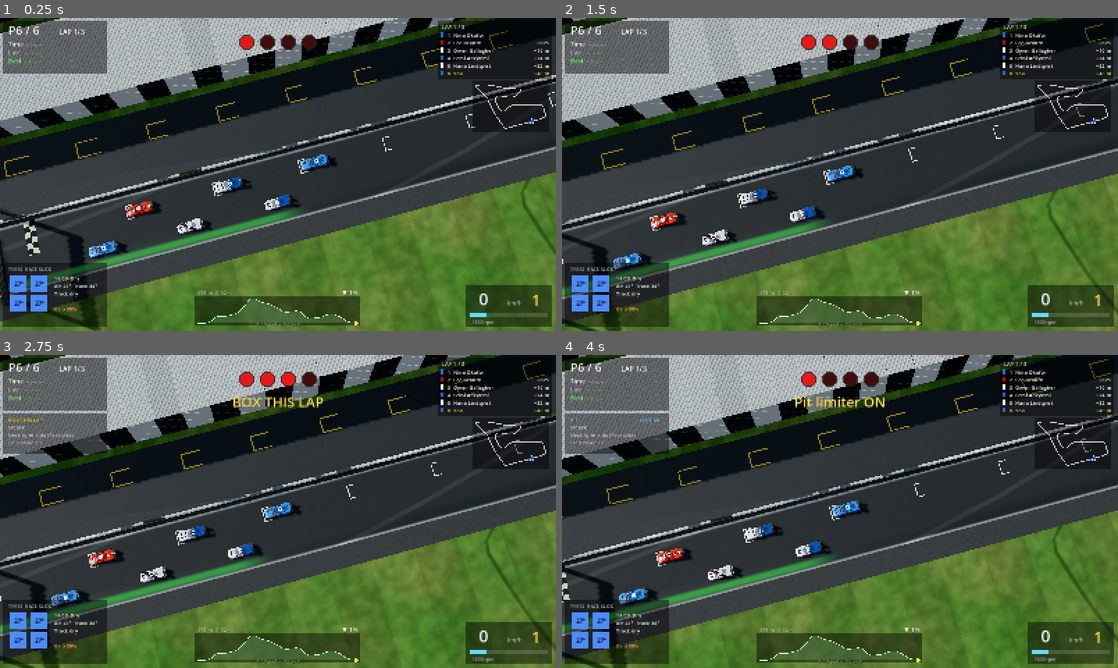
Above: before the commit, frames 1-4 (two rows, left to right).
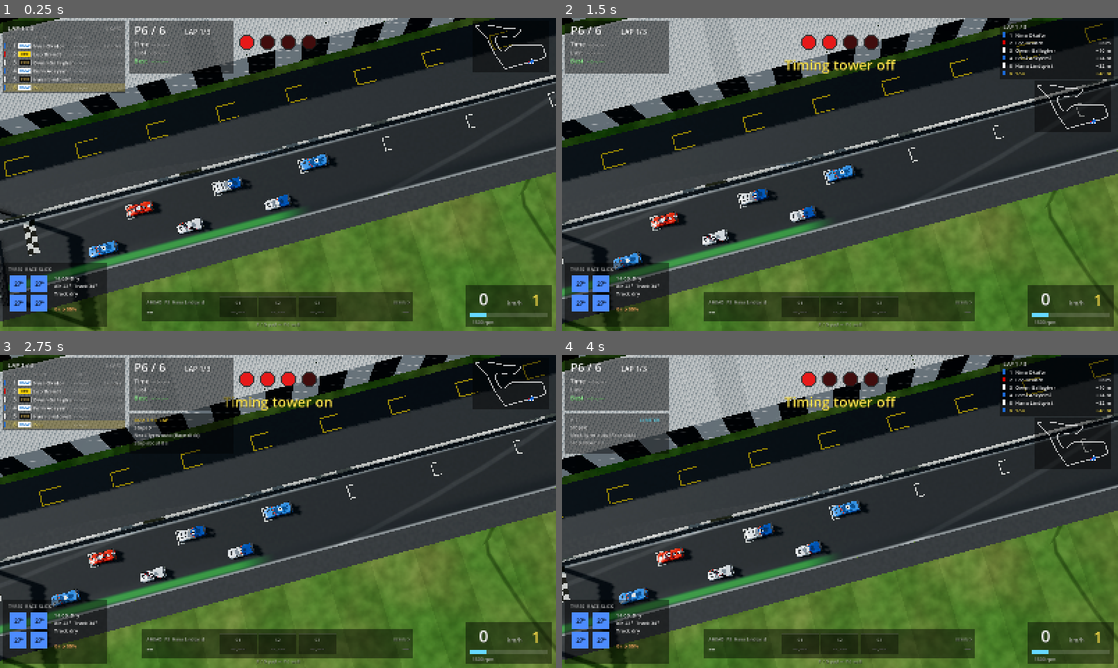
Above: after the commit, the same moments.

Repository: Beenster99/TDR
Game: Godot game, scene res://modules/game/race.tscn
Same seed, same stepped clock (60 frames per second), same inputs: the game is played once before the commit and once after it. This scene is started directly instead of the project's main scene.
Inputs (mouse positions are in pixels of both pictures, inside the frame that each line leads up to):
- Up to frame 1 (0.25 s): no input
- Up to frame 2 (1.5 s): tap Enter (ui_accept) at 0.5, 0.77 s; move the mouse to (962, 158) at 0.52 s; hold D (steer_right) 0.53-1.25 s; hold H (hud_tower, bound only after the commit) 0.53-1.25 s; click (962, 158) at 0.67 s; drag from (728, 190) to (812, 237) at 1.27 s
- Up to frame 3 (2.75 s): tap Enter (ui_accept) at 2 s; move the mouse to (333, 442) at 2.02 s; hold D (steer_right) from 2.03 s (still down); hold B (pit_box) from 2.03 s (still down); tap H (hud_tower, bound only after the commit) at 2.3 s
- Up to frame 4 (4 s): release D (steer_right) at 2.75 s; release B (pit_box) at 2.75 s; drag from (812, 574) to (673, 464) at 2.77 s; tap R (restart_race) at 3.5 s; move the mouse to (1006, 558) at 3.52 s; hold A (steer_left) from 3.53 s (still down); hold L (pit_limiter) from 3.53 s (still down); tap Enter (ui_accept) at 3.77 s; tap H (hud_tower, bound only after the commit) at 3.8 s

The runs differ from the first frame. In frame 1, 10% of the frame differs, in the area x 0-100%, y 0-99%; in frame 2, 4.2%; in frame 3, 13%; in frame 4, 4.3%.

Commit message:
Race HUD: sector times with gaps ahead/behind, optional timing tower (#28)
Replaces the bottom-centre elevation profile with this lap's sector times
(purple/green/yellow) flanked by the gap to the car ahead and behind, and
adds a left-side timing tower (position, manufacturer badge, driver, last
lap, gap to the car ahead) that fits 45-car grids. The tower is a player
pref (hud_timing_tower, Settings > Gameplay) and H toggles it in a race.


Claude-Session: https://claude.ai/code/session_01RduChsW38pAgUDUUBADr8n

Co-authored-by: Claude <noreply@anthropic.com>

Diff:
--- a/modules/input/input_setup.gd
+++ b/modules/input/input_setup.gd
@@ -24,6 +24,7 @@
 	"crew_tab": [KEY_C],       # pit wall roles: switch between pit crew and strategy
 	"shift_up": [KEY_SHIFT, KEY_PERIOD],      # manual gearbox (Settings > Gameplay)
 	"shift_down": [KEY_CTRL, KEY_COMMA],
+	"hud_tower": [KEY_H],      # race HUD: timing tower on/off (also Settings > Gameplay)
 }
 ## Gamepad: analog triggers + left stick. Buttons use the Xbox layout names
 ## (Godot maps PlayStation/Nintendo pads to the same positions).
--- a/modules/input/module.json
+++ b/modules/input/module.json
@@ -1,7 +1,7 @@
 {
   "id": "input",
   "name": "Input",
-  "version": "1.4.0",
+  "version": "1.4.1",
   "status": "active",
   "summary": "Keyboard and game controller: action bindings and turning them into CarInput (deadzones, steering curve, smoothing).",
   "depends": {
--- a/modules/ui/hud.gd
+++ b/modules/ui/hud.gd
@@ -13,11 +13,21 @@
 var _seen_worst := 0.0
 var _seen_punctures := 0
 var _seen_engine_failed := false
-## Lap elevation profile (bottom centre), shown on tracks with elevation.
-var show_elevation_profile := true
-var _profile := PackedFloat64Array()   ## 0..1 height at evenly spaced points
-var _profile_range := Vector2.ZERO
-const PROFILE_STEPS := 240
+## Timing tower (left column): position, badge, driver, last lap, gap to the
+## car ahead. On/off is the player's choice, GameData.prefs["hud_timing_tower"]
+## (Settings > Gameplay, or H in a race).
+const PREF_TOWER := "hud_timing_tower"
+const TOWER_W := 352.0
+const TOWER_ROW := 24.0
+## How long a finished lap's sectors stay up before the next lap's go live.
+const LAP_HOLD_S := 4.0
+const SECTOR_PURPLE := Color(0.78, 0.45, 1.0)
+const SECTOR_GREEN := Color(0.35, 0.95, 0.45)
+const SECTOR_YELLOW := Color(1.0, 0.82, 0.25)
+## Gap trend to the cars ahead and behind, sampled every couple of seconds.
+var _gap_sample := Vector2(-1, -1)
+var _gap_trend := Vector2.ZERO
+var _gap_sample_t := -99.0
 
 
 func setup(p_session: RaceSession) -> void:
@@ -26,7 +36,28 @@
 	set_anchors_preset(PRESET_FULL_RECT)
 	mouse_filter = MOUSE_FILTER_IGNORE
 	_build_minimap()
-	_build_profile()
+
+
+## The player's prefs (GameData autoload, looked up by path so this class
+## also loads in the headless tests, where autoloads aren't registered).
+func _prefs() -> Dictionary:
+	var gd := get_node_or_null("/root/GameData")
+	return gd.prefs if gd != null else {}
+
+
+func show_tower() -> bool:
+	return bool(_prefs().get(PREF_TOWER, true))
+
+
+func _unhandled_input(event: InputEvent) -> void:
+	if event.is_action_pressed("hud_tower"):
+		var gd := get_node_or_null("/root/GameData")
+		if gd == null:
+			return
+		gd.prefs[PREF_TOWER] = not show_tower()
+		if gd.has_method("save_prefs"):
+			gd.call("save_prefs")
+		flash("Timing tower " + ("on" if show_tower() else "off"), 1.2)
 
 
 ## Team radio from the pit wall (co-op): shown as a banner for a few seconds.
@@ -118,38 +149,14 @@
 	if radio_time > 0.0 and not radio_msg.is_empty():
 		_draw_radio(vp)
 
-	# --- Standings (top right)
-	var x0 := vp.x - 330
-	var rows := mini(sim.running_order.size(), 16)
-	_panel(Rect2(x0 - 10, 10, 330, 34 + rows * 22))
-	_text(Vector2(x0, 32), "LAP %d / %d" % [_leader_lap(), sim.settings.laps], 16, Color(1, 1, 1, 0.8))
-	for p in rows:
-		var i := sim.running_order[p]
-		var e := sim.entries[i]
-		var col := Color(1, 0.9, 0.3) if i == me else (Color(0.75, 0.85, 1) if not e.is_ai else Color.WHITE)
-		var right := ""
-		if sim.in_pit_lane(i) and not e.finished:
-			right = "PIT"
-		elif e.finished:
-			right = "FIN"
-		elif e.dnf:
-			right = "DNF"
-		elif p > 0:
-			var gap := sim.entries[sim.running_order[0]].distance - e.distance
-			right = "+%.0f m" % gap if gap < sim.track.length else "+%d lap" % int(gap / sim.track.length)
-		var dot := sim.defs[i].colour
-		draw_rect(Rect2(x0, 42 + p * 22, 8, 14), dot)
-		_text(Vector2(x0 + 14, 55 + p * 22), "%2d  %s" % [p + 1, e.driver_name.left(18)], 15, col)
-		if sim.pits.enabled and int(e.pit.get("stops", 0)) > 0:
-			_text(Vector2(x0 + 172, 55 + p * 22), str(e.pit["stops"]), 12, Color(1, 1, 1, 0.55))
-		if e.penalty_s > 0.0:
-			_text(Vector2(x0 + 140, 55 + p * 22), "+%ds" % int(e.penalty_s), 13, Color(1, 0.55, 0.3))
-		_text(Vector2(x0 + 200, 55 + p * 22), right, 15, col, HORIZONTAL_ALIGNMENT_RIGHT, 110)
-
-	# --- Minimap
-	_draw_minimap(Vector2(vp.x - 230, 50 + rows * 22 + 10))
-	if show_elevation_profile and not _profile.is_empty():
-		_draw_profile(Rect2(vp.x * 0.5 - 230, vp.y - 92, 460, 70))
+	# --- Standings: timing tower on the left, or the compact list top right
+	var tower := show_tower()
+	var rows := 0
+	if tower:
+		_draw_tower(vp, me)
+	else:
+		rows = _draw_standings(vp, me)
+	_draw_minimap(Vector2(vp.x - 230, 50 + rows * 22 + 10 if rows > 0 else 20))
 
 	_text(Vector2(0, vp.y - 14), "P / D-pad →  Pit wall", 13, Color(1, 1, 1, 0.45), HORIZONTAL_ALIGNMENT_CENTER, vp.x)
 	if me < 0:
@@ -157,17 +164,21 @@
 		return
 	var e := sim.entries[me]
 	var c := sim.cars[me]
-	# --- Timing (top left)
-	_panel(Rect2(10, 10, 300, 150))
-	_text(Vector2(24, 48), "P%d / %d" % [e.position, sim.car_count()], 34)
+	# --- Timing (top left, beside the tower when it's on)
+	var lx := TOWER_W + 20.0 if tower else 10.0
+	_panel(Rect2(lx, 10, 300, 150))
+	_text(Vector2(lx + 14, 48), "P%d / %d" % [e.position, sim.car_count()], 34)
 	var lap_now := mini(e.laps_done + 1, sim.settings.laps)
-	_text(Vector2(170, 48), "LAP %d/%d" % [lap_now, sim.settings.laps], 20)
+	_text(Vector2(lx + 160, 48), "LAP %d/%d" % [lap_now, sim.settings.laps], 20)
 	var cur := sim.race_time - e.lap_start_time if e.started_lap and not e.finished else 0.0
-	_text(Vector2(24, 82), "Time  " + fmt_time(cur), 18)
-	_text(Vector2(24, 106), "Last  " + fmt_time(e.lap_times[-1] if e.lap_times.size() > 0 else 0.0), 18, Color(1, 1, 1, 0.8))
-	_text(Vector2(24, 130), "Best  " + fmt_time(e.best_lap), 18, Color(0.6, 1, 0.6))
+	_text(Vector2(lx + 14, 82), "Time  " + fmt_time(cur), 18)
+	_text(Vector2(lx + 14, 106), "Last  " + fmt_time(e.lap_times[-1] if e.lap_times.size() > 0 else 0.0), 18, Color(1, 1, 1, 0.8))
+	_text(Vector2(lx + 14, 130), "Best  " + fmt_time(e.best_lap), 18, Color(0.6, 1, 0.6))
 	if e.penalty_s > 0.0:
-		_text(Vector2(170, 82), "+%d s penalty" % int(e.penalty_s), 16, Color(1, 0.55, 0.3))
+		_text(Vector2(lx + 160, 82), "+%d s penalty" % int(e.penalty_s), 16, Color(1, 0.55, 0.3))
+
+	# --- Sectors and the gaps ahead / behind (bottom centre)
+	_draw_sectors_and_gaps(vp, me)
 
 	# --- Speed / gear / rpm (bottom right)
 	var br := Vector2(vp.x - 260, vp.y - 130)
@@ -215,9 +226,9 @@
 		_text(bl + Vector2(146, 160), "Fuel %.1f L  %s" % [c.fuel_l, "(%.1f laps)" % fl if fl < 99.0 else ""], 15,
 			Color(1, 0.5, 0.3) if fl < 1.5 else Color.WHITE)
 	if sim.pits.enabled:
-		_draw_pit_panel(Vector2(10, 170), me)
+		_draw_pit_panel(Vector2(lx, 170), me)
 	if sim.damage_level != CarDamage.Level.OFF:
-		_draw_damage(Vector2(10, vp.y - 196 - 126), c, sim.damage_level == CarDamage.Level.FULL)
+		_draw_damage(Vector2(lx, vp.y - 196 - 126), c, sim.damage_level == CarDamage.Level.FULL)
 
 
 ## Pit panel (left, under the timing): pit call, limiter, plan, stops, stop time.
@@ -472,55 +483,312 @@
 			draw_arc(p, 7.0, 0, TAU, 16, Color.WHITE, 1.5)
 
 
-func _build_profile() -> void:
-	var t := session.sim.track
-	if not t.has_elevation():
-		return
-	_profile_range = t.height_range()
-	var span := maxf(_profile_range.y - _profile_range.x, 1.0)
-	_profile.resize(PROFILE_STEPS + 1)
-	for k in PROFILE_STEPS + 1:
-		_profile[k] = (t.height_at(t.length * k / PROFILE_STEPS) - _profile_range.x) / span
-
-
-## Height of the whole lap with every car on it, plus the gradient under
-## the local car (uphill amber, downhill blue when steeper than 3%).
-func _draw_profile(r: Rect2) -> void:
-	var sim := session.sim
-	var t := sim.track
-	_panel(r.grow(8))
-	var pts := PackedVector2Array()
-	for k in _profile.size():
-		pts.append(Vector2(r.position.x + r.size.x * k / PROFILE_STEPS, r.end.y - _profile[k] * r.size.y))
-	var fill := pts.duplicate()
-	fill.append(r.end)
-	fill.append(Vector2(r.position.x, r.end.y))
-	draw_colored_polygon(fill, Color(0.45, 0.75, 0.45, 0.3))
-	draw_polyline(pts, Color(0.85, 1, 0.85, 0.9), 2.0)
-	var span := maxf(_profile_range.y - _profile_range.x, 1.0)
-	var me := session.local_car
-	for i in sim.car_count():
-		if i == me:
-			continue
-		_profile_dot(r, sim.cars[i].track_s, span, 3.0, sim.defs[i].colour)
-	_text(r.position + Vector2(0, -12), "%d m  ↕ %d m" % [int(t.base_alt_m + (_profile_range.x if me < 0 else t.height_at(sim.cars[me].track_s))), int(span)], 14, Color(1, 1, 1, 0.75))
-	if me < 0:
-		return
-	var s := sim.cars[me].track_s
-	var x := r.position.x + r.size.x * fposmod(s, t.length) / t.length
-	draw_line(Vector2(x, r.position.y), Vector2(x, r.end.y), Color(1, 1, 1, 0.35), 1.0)
-	_profile_dot(r, s, span, 6.0, Color(1, 0.9, 0.3))
-	var g := t.grade_at(s) * 100.0
+## The compact standings list (top right), used when the timing tower is off.
+## Returns how many rows it drew.
+func _draw_standings(vp: Vector2, me: int) -> int:
+	var sim := session.sim
+	var x0 := vp.x - 330
+	var rows := mini(sim.running_order.size(), 16)
+	_panel(Rect2(x0 - 10, 10, 330, 34 + rows * 22))
+	_text(Vector2(x0, 32), "LAP %d / %d" % [_leader_lap(), sim.settings.laps], 16, Color(1, 1, 1, 0.8))
+	for p in rows:
+		var i := sim.running_order[p]
+		var e := sim.entries[i]
+		var col := Color(1, 0.9, 0.3) if i == me else (Color(0.75, 0.85, 1) if not e.is_ai else Color.WHITE)
+		var right := _status_text(i)
+		if right == "" and p > 0:
+			var gap := sim.entries[sim.running_order[0]].distance - e.distance
+			right = "+%.0f m" % gap if gap < sim.track.length else "+%d lap" % int(gap / sim.track.length)
+		draw_rect(Rect2(x0, 42 + p * 22, 8, 14), sim.defs[i].colour)
+		_text(Vector2(x0 + 14, 55 + p * 22), "%2d  %s" % [p + 1, e.driver_name.left(18)], 15, col)
+		if sim.pits.enabled and int(e.pit.get("stops", 0)) > 0:
+			_text(Vector2(x0 + 172, 55 + p * 22), str(e.pit["stops"]), 12, Color(1, 1, 1, 0.55))
+		if e.penalty_s > 0.0:
+			_text(Vector2(x0 + 140, 55 + p * 22), "+%ds" % int(e.penalty_s), 13, Color(1, 0.55, 0.3))
+		_text(Vector2(x0 + 200, 55 + p * 22), right, 15, col, HORIZONTAL_ALIGNMENT_RIGHT, 110)
+	return rows
+
+
+## PIT / FIN / DNF for a car, or "" while it's racing.
+func _status_text(i: int) -> String:
+	var sim := session.sim
+	var e := sim.entries[i]
+	if e.finished:
+		return "FIN"
+	if e.dnf:
+		return "DNF"
+	if sim.in_pit_lane(i):
+		return "PIT"
+	return ""
+
+
+## Which rows of the running order the tower shows: everyone if they fit,
+## otherwise the top three and a window around the player.
+static func tower_rows(order_size: int, my_pos: int, max_rows: int) -> Array[int]:
+	var out: Array[int] = []
+	if order_size <= max_rows:
+		for p in order_size:
+			out.append(p)
+		return out
+	var top := 3
+	for p in top:
+		out.append(p)
+	var span := max_rows - top
+	var from := clampi(my_pos - span / 2, top, order_size - span)
+	for p in range(from, from + span):
+		out.append(p)
+	return out
+
+
+## Timing tower (left column): position, manufacturer badge, driver, last lap
+## and the gap to the car ahead. The player's row is highlighted.
+func _draw_tower(vp: Vector2, me: int) -> void:
+	var sim := session.sim
+	var tel := session.telemetry
+	var n := sim.running_order.size()
+	var max_rows := maxi(int((vp.y - 206.0 - 84.0) / TOWER_ROW), 6)  # keep clear of the tyre panel
+	var my_pos := sim.running_order.find(me)
+	var shown := tower_rows(n, maxi(my_pos, 0), max_rows)
+	var x := 10.0
+	var top := 10.0
+	var h := 62.0 + shown.size() * TOWER_ROW + (6.0 if shown.size() < n else 0.0)
+	_panel(Rect2(x, top, TOWER_W, h))
+	_text(Vector2(x + 12, top + 26), "LAP %d / %d" % [_leader_lap(), sim.settings.laps], 18, Color.WHITE)
+	_text(Vector2(x + 12, top + 26), "%d CARS" % n, 14, Color(1, 1, 1, 0.55), HORIZONTAL_ALIGNMENT_RIGHT, TOWER_W - 24)
+	var head := Color(1, 1, 1, 0.45)
+	_text(Vector2(x + 12, top + 50), "POS", 11, head)
+	_text(Vector2(x + 86, top + 50), "DRIVER", 11, head)
+	_text(Vector2(x + 202, top + 50), "LAST", 11, head)
+	_text(Vector2(x + 274, top + 50), "GAP", 11, head, HORIZONTAL_ALIGNMENT_RIGHT, 66)
+	var y := top + 58.0
+	var prev := -1
+	for p in shown:
+		if prev >= 0 and p != prev + 1:
+			draw_line(Vector2(x + 12, y + 2), Vector2(x + TOWER_W - 12, y + 2), Color(1, 1, 1, 0.25), 1.0)
+			y += 6.0
+		prev = p
+		var i := sim.running_order[p]
+		var e := sim.entries[i]
+		var mine := i == me
+		if mine:
+			draw_rect(Rect2(x + 2, y, TOWER_W - 4, TOWER_ROW), Color(1, 0.85, 0.2, 0.22))
+		elif p % 2 == 1:
+			draw_rect(Rect2(x + 2, y, TOWER_W - 4, TOWER_ROW), Color(1, 1, 1, 0.04))
+		var col := Color(1, 0.92, 0.45) if mine else (Color(0.75, 0.85, 1) if not e.is_ai else Color.WHITE)
+		var base := y + TOWER_ROW - 6.0
+		draw_rect(Rect2(x + 4, y + 3, 4, TOWER_ROW - 6), sim.defs[i].colour)
+		_text(Vector2(x + 12, base), str(p + 1), 16, col, HORIZONTAL_ALIGNMENT_RIGHT, 26)
+		draw_badge(Rect2(x + 44, y + 3, 36, TOWER_ROW - 6), sim.defs[i])
+		_text(Vector2(x + 86, base), short_name(e.driver_name), 15, col)
+		var tc: CarTelemetry = tel.cars[i] if tel != null and i < tel.cars.size() else null
+		var last := e.lap_times[-1] if e.lap_times.size() > 0 else 0.0
+		var last_col := Color(1, 1, 1, 0.8)
+		if last > 0.0 and tel != null and tel.fastest_lap > 0.0 and absf(last - tel.fastest_lap) < 0.0005:
+			last_col = SECTOR_PURPLE
+		_text(Vector2(x + 202, base), fmt_lap(last), 15, last_col)
+		var gap := _status_text(i)
+		var gap_col := Color(1, 0.6, 0.3) if gap == "PIT" else Color(1, 1, 1, 0.8)
+		if gap == "":
+			if p == 0:
+				gap = "Leader"
+				gap_col = Color(1, 1, 1, 0.55)
+			else:
+				gap = _interval_text(sim.running_order[p - 1], i, tc.interval if tc != null else 0.0)
+		_text(Vector2(x + 274, base), gap, 15, gap_col, HORIZONTAL_ALIGNMENT_RIGHT, 66)
+		if e.penalty_s > 0.0:
+			_text(Vector2(x + 166, base), "+%ds" % int(e.penalty_s), 11, Color(1, 0.55, 0.3))
+		y += TOWER_ROW
+
+
+## Gap from car `behind` to car `ahead`: whole laps when it's been lapped,
+## otherwise the timed interval ("+1.234").
+func _interval_text(ahead: int, behind: int, secs: float) -> String:
+	var sim := session.sim
+	var laps := int((sim.entries[ahead].distance - sim.entries[behind].distance) / sim.track.length)
+	if laps >= 1:
+		return "+%d LAP%s" % [laps, "S" if laps > 1 else ""]
+	if secs <= 0.0:
+		return "--"
+	return "+%.3f" % secs if secs < 100.0 else "+%.0f" % secs
+
+
+## Bottom centre: this lap's sector times (purple = fastest of anyone, green =
+## personal best, yellow = slower; white is the sector being driven now),
+## flanked by the gap to the car ahead (left) and behind (right).
+func _draw_sectors_and_gaps(vp: Vector2, me: int) -> void:
+	var sim := session.sim
+	var e := sim.entries[me]
+	var n := sim.track.sectors.size()
+	var box_w := 108.0
+	var gap_w := 210.0
+	var w := gap_w * 2.0 + n * box_w + (n - 1) * 6.0 + 24.0
+	var r := Rect2(vp.x * 0.5 - w * 0.5, vp.y - 110, w, 82)
+	_panel(r)
+	# Sectors
+	var since_line := sim.race_time - e.sector_start_time
+	var hold := e.sector_times.is_empty() and e.last_sector_times.size() == n and e.laps_done > 0 \
+		and (since_line < LAP_HOLD_S or e.finished)
+	var x := r.position.x + 12.0 + gap_w
+	for k in n:
+		var br := Rect2(x + k * (box_w + 6.0), r.position.y + 10, box_w, 62)
+		var t := 0.0
+		var col := Color(1, 1, 1, 0.35)
+		var bar := Color(1, 1, 1, 0.12)
+		if hold:
+			t = e.last_sector_times[k]
+			col = sector_colour(k, t, me)
+			bar = col
+		elif k < e.sector_times.size():
+			t = e.sector_times[k]
+			col = sector_colour(k, t, me)
+			bar = col
+		elif k == e.sector_times.size() and e.started_lap and not e.finished and sim.phase == RaceSim.Phase.RACING:
+			t = since_line
+			col = Color.WHITE
+			bar = Color(1, 1, 1, 0.5)
+		elif k < e.last_sector_times.size():
+			t = e.last_sector_times[k]  # last lap's time, dimmed, until this lap gets there
+		draw_rect(br, Color(0, 0, 0, 0.35))
+		draw_rect(Rect2(br.position, Vector2(br.size.x, 5)), bar)
+		_text(br.position + Vector2(0, 24), "S%d" % (k + 1), 13, Color(1, 1, 1, 0.6), HORIZONTAL_ALIGNMENT_CENTER, box_w)
+		_text(br.position + Vector2(0, 52), fmt_sector(t), 22, col, HORIZONTAL_ALIGNMENT_CENTER, box_w)
+	# Gaps
+	_sample_gap_trend(me)
+	var my_pos := sim.running_order.find(me)
+	var ahead := sim.running_order[my_pos - 1] if my_pos > 0 else -1
+	var behind := sim.running_order[my_pos + 1] if my_pos >= 0 and my_pos + 1 < sim.running_order.size() else -1
+	var tc: CarTelemetry = session.telemetry.cars[me] if session.telemetry != null and me < session.telemetry.cars.size() else null
+	var left := Rect2(r.position.x + 12, r.position.y + 10, gap_w - 12, 62)
+	var right := Rect2(r.end.x - gap_w, r.position.y + 10, gap_w - 12, 62)
+	_draw_gap(left, "AHEAD", ahead, my_pos, _interval_text(ahead, me, tc.interval if tc != null else 0.0) if ahead >= 0 else "", -_gap_trend.x, HORIZONTAL_ALIGNMENT_LEFT)
+	var behind_txt := ""
+	if behind >= 0:
+		behind_txt = _interval_text(me, behind, tc.gap_behind if tc != null else 0.0).replace("+", "-")
+	_draw_gap(right, "BEHIND", behind, my_pos + 2, behind_txt, _gap_trend.y, HORIZONTAL_ALIGNMENT_RIGHT)
+
+
+## One side of the gap readout. `trend` > 0 means the gap is growing in the
+## player's favour (green), < 0 means they're losing time (red).
+func _draw_gap(r: Rect2, label: String, car: int, pos: int, gap: String, trend: float, align: HorizontalAlignment) -> void:
+	var sim := session.sim
+	if car < 0:
+		_text(r.position + Vector2(0, 22), label, 12, Color(1, 1, 1, 0.45), align, r.size.x)
+		_text(r.position + Vector2(0, 50), "LEADING" if label == "AHEAD" else "—", 20, Color(1, 1, 1, 0.5), align, r.size.x)
+		return
+	_text(r.position + Vector2(0, 22), "%s  P%d  %s" % [label, pos, short_name(sim.entries[car].driver_name)], 13, Color(1, 1, 1, 0.65), align, r.size.x)
 	var col := Color.WHITE
-	if g > 3.0:
-		col = Color(1, 0.75, 0.3)
-	elif g < -3.0:
-		col = Color(0.5, 0.8, 1)
-	_text(Vector2(r.end.x - 120, r.position.y - 12), "%s %d%%" % ["▲" if g >= 0.0 else "▼", int(round(absf(g)))], 18, col, HORIZONTAL_ALIGNMENT_RIGHT, 120)
-
-
-func _profile_dot(r: Rect2, s: float, span: float, rad: float, col: Color) -> void:
-	var t := session.sim.track
-	var f := fposmod(s, t.length) / t.length
-	var y := (t.height_at(s) - _profile_range.x) / span
-	draw_circle(Vector2(r.position.x + r.size.x * f, r.end.y - y * r.size.y), rad, col)
+	if trend > 0.05:
+		col = SECTOR_GREEN
+	elif trend < -0.05:
+		col = Color(1, 0.45, 0.4)
+	_text(r.position + Vector2(0, 54), gap, 28, col, align, r.size.x)
+
+
+## Every 2 s: did the gaps to the cars ahead and behind shrink or grow?
+func _sample_gap_trend(me: int) -> void:
+	var tel := session.telemetry
+	if tel == null or me >= tel.cars.size():
+		return
+	var now := session.sim.race_time
+	if now - _gap_sample_t < 2.0 and now >= _gap_sample_t:
+		return
+	var tc := tel.cars[me]
+	var cur := Vector2(tc.interval, tc.gap_behind)
+	if _gap_sample.x > 0.0 and cur.x > 0.0:
+		_gap_trend.x = cur.x - _gap_sample.x   # ahead: growing gap is bad
+	else:
+		_gap_trend.x = 0.0
+	if _gap_sample.y > 0.0 and cur.y > 0.0:
+		_gap_trend.y = cur.y - _gap_sample.y   # behind: growing gap is good
+	else:
+		_gap_trend.y = 0.0
+	_gap_sample = cur
+	_gap_sample_t = now
+
+
+## Purple for the fastest sector anyone has done, green for a personal best,
+## yellow for slower.
+func sector_colour(k: int, t: float, car: int) -> Color:
+	var tel := session.telemetry
+	if t <= 0.0 or tel == null:
+		return Color.WHITE
+	var overall := tel.best_sectors[k] if k < tel.best_sectors.size() else 0.0
+	var personal := 0.0
+	if car < tel.cars.size() and k < tel.cars[car].best_sectors.size():
+		personal = tel.cars[car].best_sectors[k]
+	if overall <= 0.0 or t <= overall + 0.0005:
+		return SECTOR_PURPLE
+	if personal <= 0.0 or t <= personal + 0.0005:
+		return SECTOR_GREEN
+	return SECTOR_YELLOW
+
+
+static func fmt_sector(t: float) -> String:
+	if t <= 0.0:
+		return "--.---"
+	if t >= 60.0:
+		return fmt_time(t)
+	return "%.3f" % t
+
+
+static func fmt_lap(t: float) -> String:
+	return "--:--.---" if t <= 0.0 else fmt_time(t)
+
+
+## "Max Verstappen" -> "M. Verstappen", kept short enough for the tower.
+static func short_name(full: String) -> String:
+	var parts := full.strip_edges().split(" ", false)
+	var s := full.strip_edges()
+	if s.length() > 15 and parts.size() >= 2:
+		s = "%s. %s" % [parts[0].left(1), " ".join(parts.slice(1))]
+	return s.left(15)
+
+
+## Manufacturer badges, drawn as monograms in the brand's colours (we don't
+## ship real logos). Keyed by a lower-case word found in the car's name or its
+## "manufacturer" field.
+const BADGES := {
+	"bmw": ["BMW", Color(1, 1, 1), Color(0.0, 0.4, 0.8)],
+	"ferrari": ["FER", Color(1.0, 0.85, 0.0), Color(0.05, 0.05, 0.05)],
+	"porsche": ["POR", Color(0.08, 0.08, 0.08), Color(0.85, 0.7, 0.3)],
+	"lamborghini": ["LAM", Color(0.08, 0.08, 0.08), Color(0.9, 0.75, 0.3)],
+	"mclaren": ["McL", Color(1.0, 0.5, 0.0), Color(0.05, 0.05, 0.05)],
+	"mercedes": ["AMG", Color(0.75, 0.77, 0.8), Color(0.05, 0.05, 0.05)],
+	"amg": ["AMG", Color(0.75, 0.77, 0.8), Color(0.05, 0.05, 0.05)],
+	"lotus": ["LOT", Color(0.0, 0.4, 0.2), Color(1.0, 0.85, 0.1)],
+	"aston": ["AM", Color(0.0, 0.33, 0.25), Color(0.85, 1.0, 0.6)],
+	"audi": ["AUDI", Color(0.1, 0.1, 0.1), Color(0.9, 0.9, 0.9)],
+	"toyota": ["TOY", Color(0.9, 0.1, 0.15), Color(1, 1, 1)],
+	"cadillac": ["CAD", Color(0.1, 0.1, 0.15), Color(0.85, 0.75, 0.4)],
+	"peugeot": ["PEU", Color(0.12, 0.12, 0.12), Color(0.6, 1.0, 0.3)],
+	"alpine": ["ALP", Color(0.0, 0.35, 0.8), Color(1, 1, 1)],
+	"acura": ["ACU", Color(0.1, 0.1, 0.1), Color(0.95, 0.2, 0.2)],
+	"oreca": ["ORE", Color(0.0, 0.25, 0.55), Color(1, 1, 1)],
+	"ligier": ["LIG", Color(0.0, 0.2, 0.45), Color(0.95, 0.95, 0.95)],
+	"corvette": ["CORV", Color(0.95, 0.8, 0.1), Color(0.05, 0.05, 0.05)],
+	"ford": ["FORD", Color(0.0, 0.2, 0.55), Color(1, 1, 1)],
+	"lexus": ["LEX", Color(0.1, 0.1, 0.1), Color(0.85, 0.85, 0.85)],
+	"bentley": ["BEN", Color(0.0, 0.25, 0.15), Color(0.9, 0.9, 0.9)],
+	"nissan": ["NIS", Color(0.75, 0.0, 0.1), Color(1, 1, 1)],
+	"honda": ["HON", Color(0.85, 0.0, 0.1), Color(1, 1, 1)],
+}
+
+
+## The badge [text, background, text colour] for a car.
+static func badge_for(def: CarDefinition) -> Array:
+	var maker := str(def.raw.get("manufacturer", "")).to_lower()
+	var name := def.display_name.to_lower().replace("-", " ")
+	for key in BADGES:
+		if maker.contains(key) or name.begins_with(key) or name.contains(" " + key + " "):
+			return BADGES[key]
+	var word := maker if maker != "" else (name.split(" ", false)[0] if name != "" else "?")
+	return [word.left(3).to_upper(), def.colour.darkened(0.2), Color.WHITE]
+
+
+func draw_badge(r: Rect2, def: CarDefinition) -> void:
+	var b := badge_for(def)
+	draw_rect(r, b[1])
+	draw_rect(r, Color(1, 1, 1, 0.35), false, 1.0)
+	var fs := 12 if str(b[0]).length() <= 3 else 10
+	draw_string(font, Vector2(r.position.x, r.position.y + r.size.y * 0.5 + fs * 0.36), str(b[0]),
+		HORIZONTAL_ALIGNMENT_CENTER, r.size.x, fs, b[2])
--- a/modules/ui/module.json
+++ b/modules/ui/module.json
@@ -1,7 +1,7 @@
 {
   "id": "ui",
   "name": "UI",
-  "version": "1.11.0",
+  "version": "1.12.0",
   "status": "active",
   "summary": "Screens and overlays: main menu, lobby, race settings, the in-race HUD, and controller-friendly widgets ( …(268 unchanged characters)…
   "depends": {
--- a/tests/run_tests.gd
+++ b/tests/run_tests.gd
@@ -50,6 +50,7 @@
 	test_coop_roles()
 	test_race_start()
 	test_driving_aids()
+	test_hud_timing()
 	print("\n%s (%d failures, %.1fs)" % ["PASS" if failures == 0 else "FAIL", failures, (Time.get_ticks_msec() - t0) / 1000.0])
 	quit(1 if failures > 0 else 0)
 
@@ -1912,3 +1913,27 @@
 	g.assist_track = 2
 	c2.deserialize(g.serialize())
 	check(c2.manual_gears and c2.assist_track == 2, "manual gearbox and track assist survive a snapshot")
+## Race HUD: the timing tower fits big grids (top three plus a window round
+## the player), every car gets a manufacturer badge, names stay short.
+func test_hud_timing() -> void:
+	print("hud timing:")
+	var all := RaceHud.tower_rows(20, 5, 25)
+	check(all.size() == 20 and all[0] == 0 and all[19] == 19, "small grid: tower shows every car")
+	var big := RaceHud.tower_rows(45, 30, 25)
+	check(big.size() == 25 and big.slice(0, 3) == [0, 1, 2] and big.has(30), "45 cars: top three plus a window round P31")
+	var last := RaceHud.tower_rows(45, 44, 25)
+	check(last.size() == 25 and last[-1] == 44, "45 cars: last place still on the tower")
+	var cars := CarCatalog.load_all()
+	var ok := true
+	for id in cars:
+		var b := RaceHud.badge_for(cars[id])
+		if str(b[0]) == "" or str(b[0]).length() > 4:
+			ok = false
+			printerr("    bad badge for ", id, ": ", b)
+	check(ok, "every car has a manufacturer badge")
+	for id in cars:
+		if cars[id].display_name.begins_with("BMW"):
+			check(RaceHud.badge_for(cars[id])[0] == "BMW", "BMW badge reads BMW")
+			break
+	check(RaceHud.short_name("Driver 727") == "Driver 727" and RaceHud.short_name("Alessandro Bellini-Rossi") == "A. Bellini-Ross", "driver names fit the tower")
+	check(RaceHud.fmt_sector(32.4567) == "32.457" and RaceHud.fmt_sector(0.0) == "--.---", "sector times format")
Not shown, changed: docs/MODULES.md
